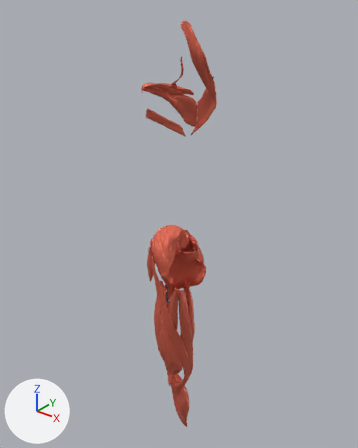
A saved change to the glTF model public/muscle/models/atlas_supplement.glb.
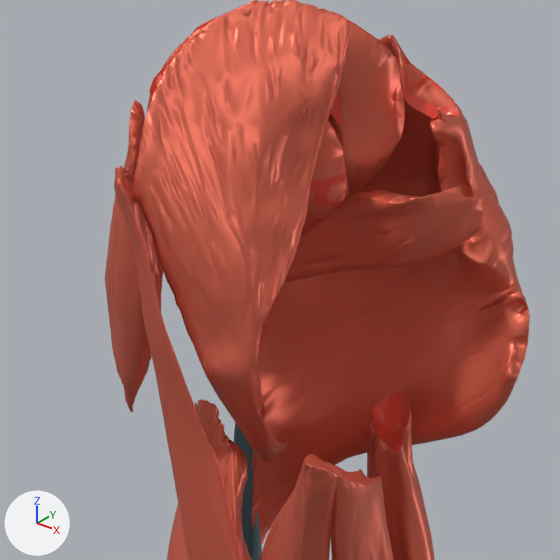
Each version appears first whole from a camera (50 mm lens) standing at (0.765, -1.015, 1.657) and looking at (-0.117, 0.088, 0.973), and next in a close-up on the part from 37% to 59% of the width and 50% to 68% of the height. Arrows for +X, +Y and +Z are at lower left; the lights stay in place. The first two pictures are the older version.

In view in the first close-up: 'muscle_adductor_longus', 'muscle_gluteus_maximus', 'muscle_gluteus_medius', 'muscle_gluteus_minimus', 'muscle_gracilis', 'muscle_iliacus', 'muscle_piriformis', 'muscle_sartorius', 'muscle_semimembranosus', 'muscle_semitendinosus', 'muscle_tensor_fasciae_latae', 'muscle_vastus_intermedius' and 1 more.
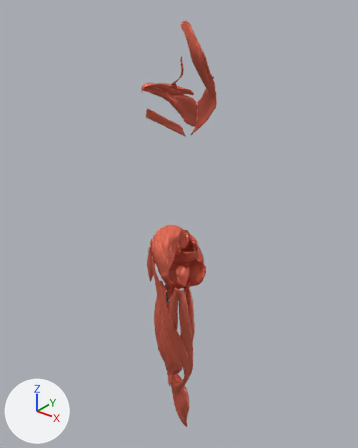
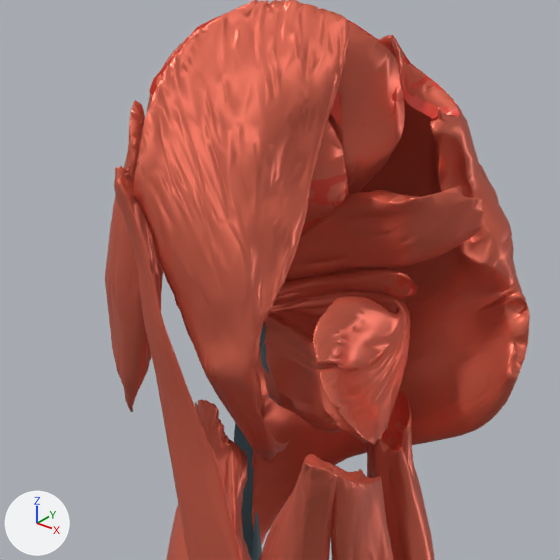
Edits to the scene script, one JSON object a line:
```json
{"op": "add", "block": "me_generated_mesh_from_x3d_352_1", "code": ["me_generated_mesh_from_x3d_352_1 = bpy.data.meshes.new('Generated_Mesh_From_X3D.352')", "me_generated_mesh_from_x3d_352_1.from_pydata(...)  # 1709 vertices, 3364 faces; spans x -0.1227..-0.0537, y 0.0238..0.0398, z 0.793..0.8387", "# faces by material slot: [3294, 27, 43]", "me_generated_mesh_from_x3d_352_1.materials.append(mat_muscles)  # red #e76e57", "me_generated_mesh_from_x3d_352_1.materials.append(mat_muscular_origin)  # red #e54130", "me_generated_mesh_from_x3d_352_1.materials.append(mat_muscular_ending)  # cyan #517984"]}
{"op": "add", "block": "me_generated_mesh_from_x3d_350_1", "code": ["me_generated_mesh_from_x3d_350_1 = bpy.data.meshes.new('Generated_Mesh_From_X3D.350')", "me_generated_mesh_from_x3d_350_1.from_pydata(...)  # 3086 vertices, 6168 faces; spans x -0.1186..-0.021, y -0.0238..0.0579, z 0.8184..0.8782", "me_generated_mesh_from_x3d_350_1.materials.append(mat_muscles)  # red #e76e57"]}
{"op": "add", "block": "me_generated_mesh_from_x3d_346_1", "code": ["me_generated_mesh_from_x3d_346_1 = bpy.data.meshes.new('Generated_Mesh_From_X3D.346')", "me_generated_mesh_from_x3d_346_1.from_pydata(...)  # 437 vertices, 849 faces; spans x -0.1265..-0.0428, y 0.0083..0.0541, z 0.8483..0.8754", "# faces by material slot: [810, 39]", "me_generated_mesh_from_x3d_346_1.materials.append(mat_muscles)  # red #e76e57", "me_generated_mesh_from_x3d_346_1.materials.append(mat_muscular_origin)  # red #e54130"]}
{"op": "add", "block": "me_generated_mesh_from_x3d_340_1", "code": ["me_generated_mesh_from_x3d_340_1 = bpy.data.meshes.new('Generated_Mesh_From_X3D.340')", "me_generated_mesh_from_x3d_340_1.from_pydata(...)  # 999 vertices, 1975 faces; spans x -0.1269..-0.0541, y 0.0091..0.0634, z 0.829..0.853", "# faces by material slot: [1954, 21]", "me_generated_mesh_from_x3d_340_1.materials.append(mat_muscles)  # red #e76e57", "me_generated_mesh_from_x3d_340_1.materials.append(mat_muscular_origin)  # red #e54130"]}
{"op": "add", "block": "ob_muscle_quadratus_femoris", "code": ["ob_muscle_quadratus_femoris = bpy.data.objects.new('muscle_quadratus_femoris', me_generated_mesh_from_x3d_352_1)", "ob_muscle_quadratus_femoris.location = (0.0, 0.0, 0.0)"]}
{"op": "add", "block": "ob_muscle_obturator_internus", "code": ["ob_muscle_obturator_internus = bpy.data.objects.new('muscle_obturator_internus', me_generated_mesh_from_x3d_350_1)", "ob_muscle_obturator_internus.location = (0.0, 0.0, 0.0)"]}
{"op": "add", "block": "ob_muscle_gemellus_superior", "code": ["ob_muscle_gemellus_superior = bpy.data.objects.new('muscle_gemellus_superior', me_generated_mesh_from_x3d_346_1)", "ob_muscle_gemellus_superior.location = (0.0, 0.0, 0.0)"]}
{"op": "add", "block": "ob_muscle_gemellus_inferior", "code": ["ob_muscle_gemellus_inferior = bpy.data.objects.new('muscle_gemellus_inferior', me_generated_mesh_from_x3d_340_1)", "ob_muscle_gemellus_inferior.location = (0.0, 0.0, 0.0)"]}
```

Where the change shows, as pixel boxes (x1, y1, x2, y2) in the close-ups (560 x 560 px):
```json
{"object": "muscle_obturator_internus", "change": "added", "after": [269, 291, 411, 444], "on screen": "red"}
{"object": "muscle_quadratus_femoris", "change": "added", "after": [260, 313, 343, 433], "faces in mat_muscles (red #e76e57)": [260, 313, 343, 433], "faces in mat_muscular_ending (cyan #517984)": [260, 324, 280, 406]}
{"object": "muscle_gemellus_superior", "change": "added", "after": [272, 268, 417, 306], "on screen": "red", "faces in mat_muscles (red #e76e57)": [272, 268, 417, 306], "faces in mat_muscular_origin (red #e54130)": [384, 275, 417, 298]}
{"object": "muscle_gemellus_inferior", "change": "added", "after": [286, 308, 328, 319]}
```
